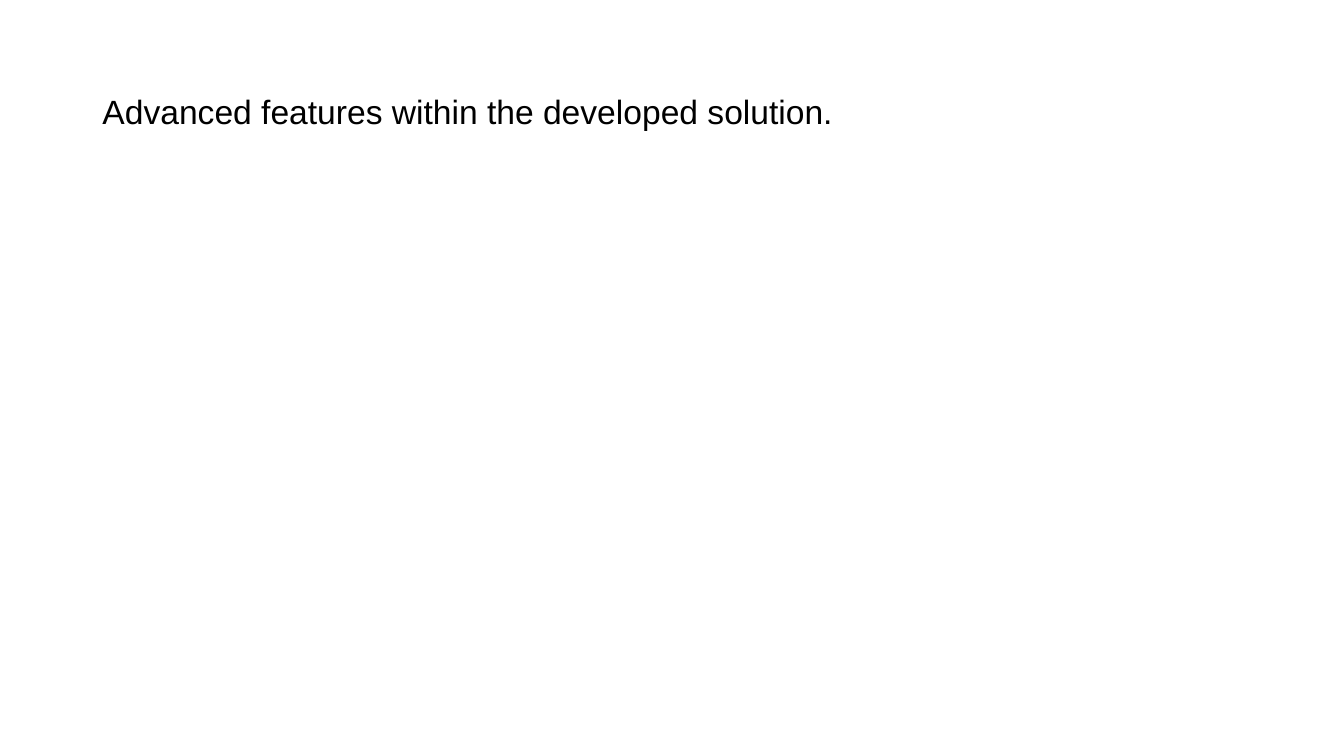
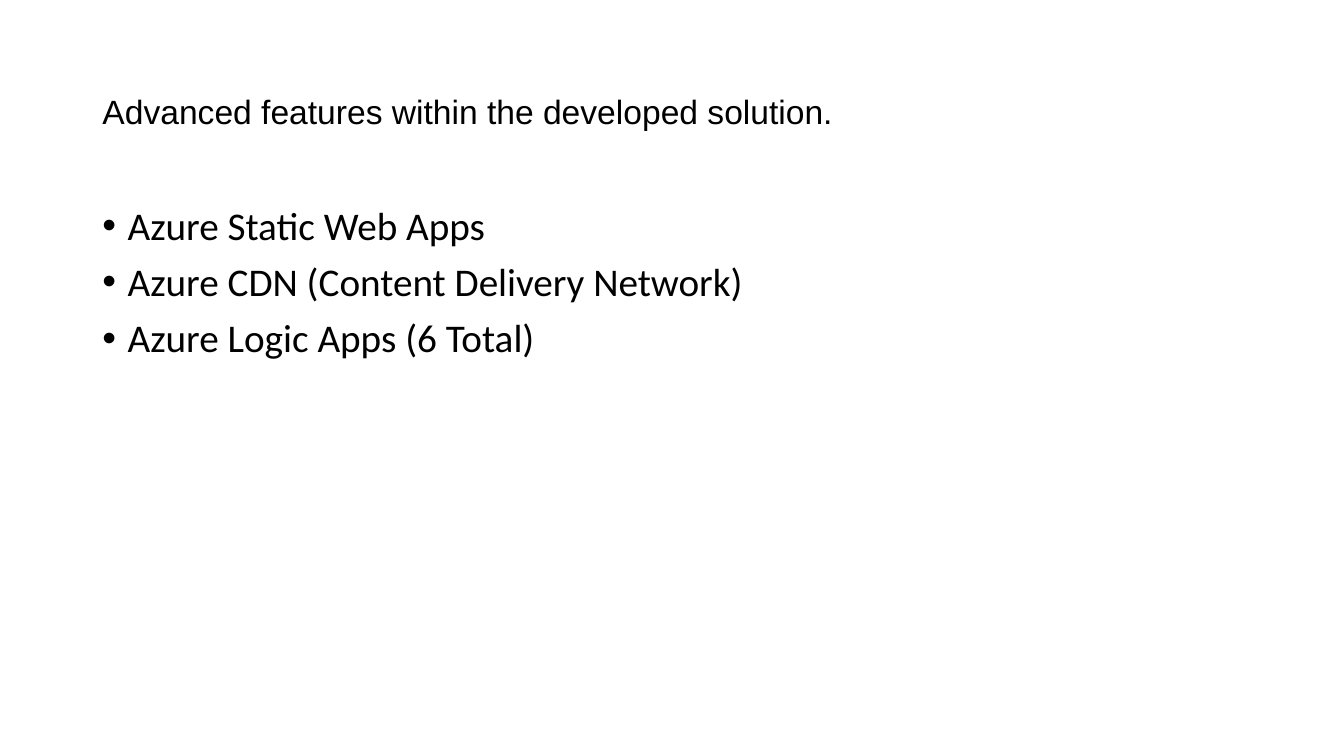
Before and after one commit to DevTobsterr/COM682, a slide deck: slide 5 of Cloud Native Development.pptx. Drawn at 1344x756 pixels with LibreOffice and Linux fonts; fonts in the diff are those of the drawing. Boxes give left, top, right and bottom in pixels: in the first picture for what was removed or moved away, otherwise in the second. Text is boxed around its words. In the diff, an @@ line names an element or a change of style, - is before the commit and + after.

Commit message:
Added More Intergration to Azure

```diff
--- a/Cloud Native Development.pptx
+++ b/Cloud Native Development.pptx
@@ text added at box(128, 212, 742, 359), 28 pt, text #000000 @@
+• Azure Static Web Apps
+• Azure CDN (Content Delivery Network)
+• Azure Logic Apps (6 Total)
```
Also in this commit, not shown: 1 other slide changed, 1 slide added, 2 other files.
